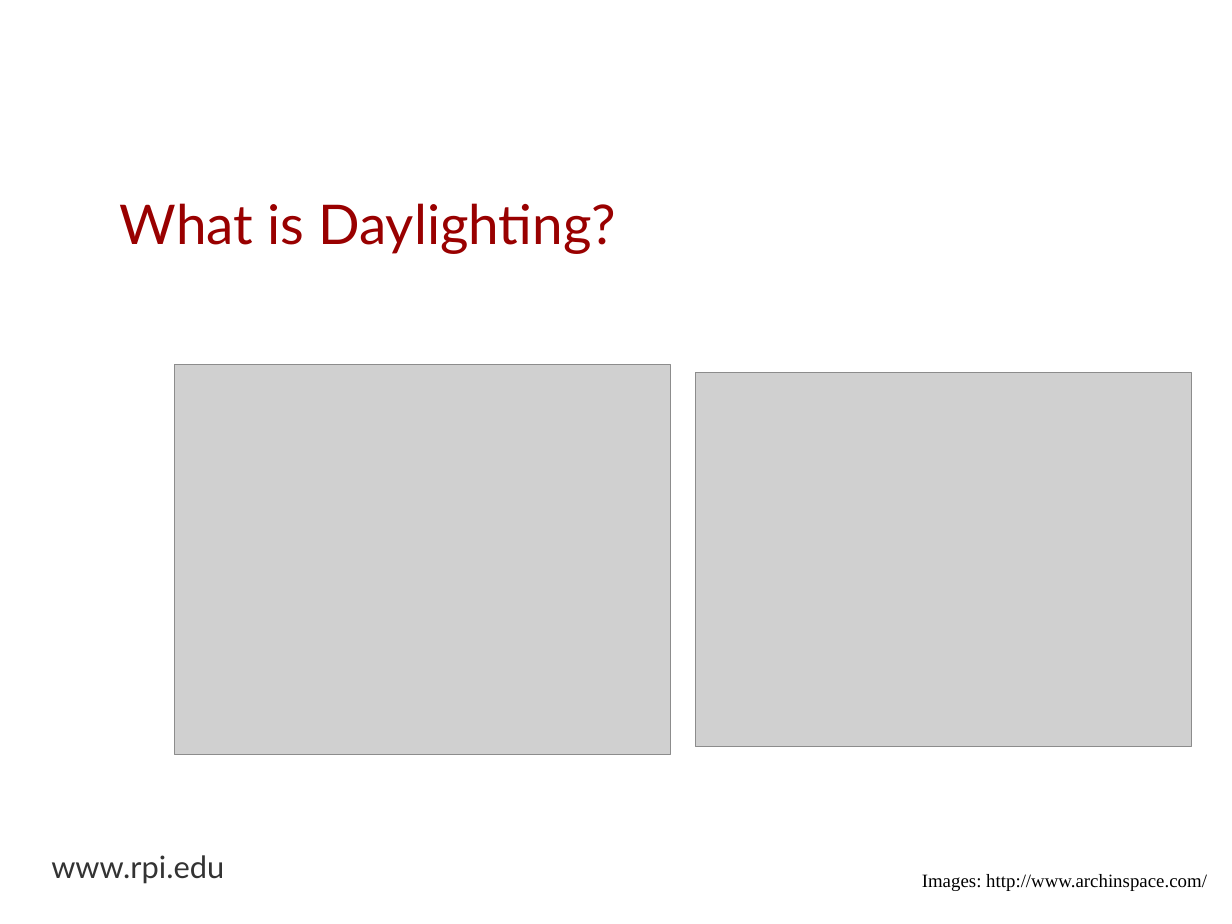
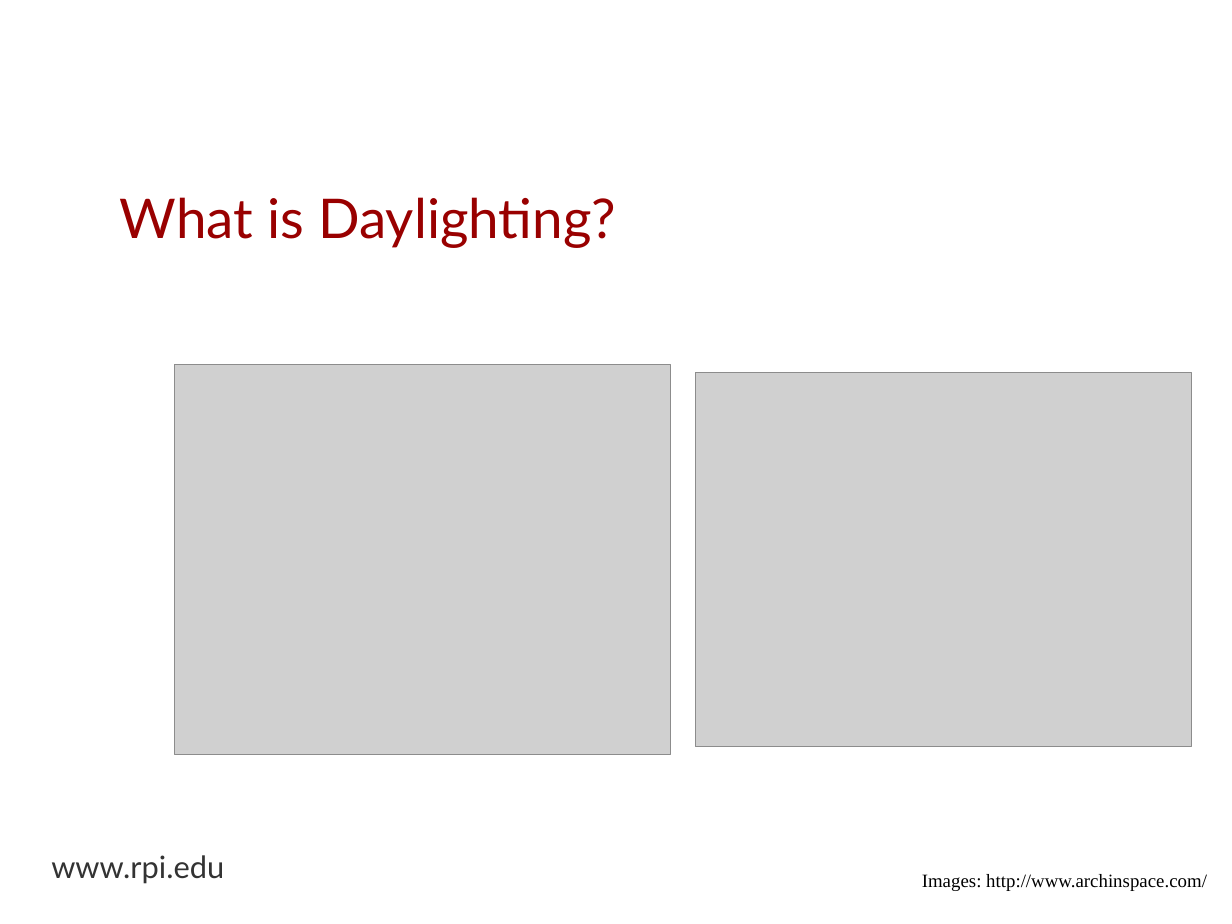
Before and after one commit to espinm2/master_presentation, a slide deck: slide 3 of max_espinoza.odp. Drawn at 1232x924 pixels with LibreOffice and Linux fonts; fonts in the diff are those of the drawing; grey boxes stand for pictures; background and template pictures are left out. Boxes give left, top, right and bottom in pixels: in the first picture for what was removed or moved away, otherwise in the second. Text is boxed around its words. In the diff, an @@ line names an element or a change of style, - is before the commit and + after.

```diff
--- a/max_espinoza.odp
+++ b/max_espinoza.odp
@@ title "What is Daylighting?": place and size @@
-title "What is Daylighting?" at (120,203,616,254)
+title "What is Daylighting?" at (120,197,616,248)
```
Also in this commit, not shown: 1 other slide changed, 5 slides added, 3 slides removed, 1 other file.
